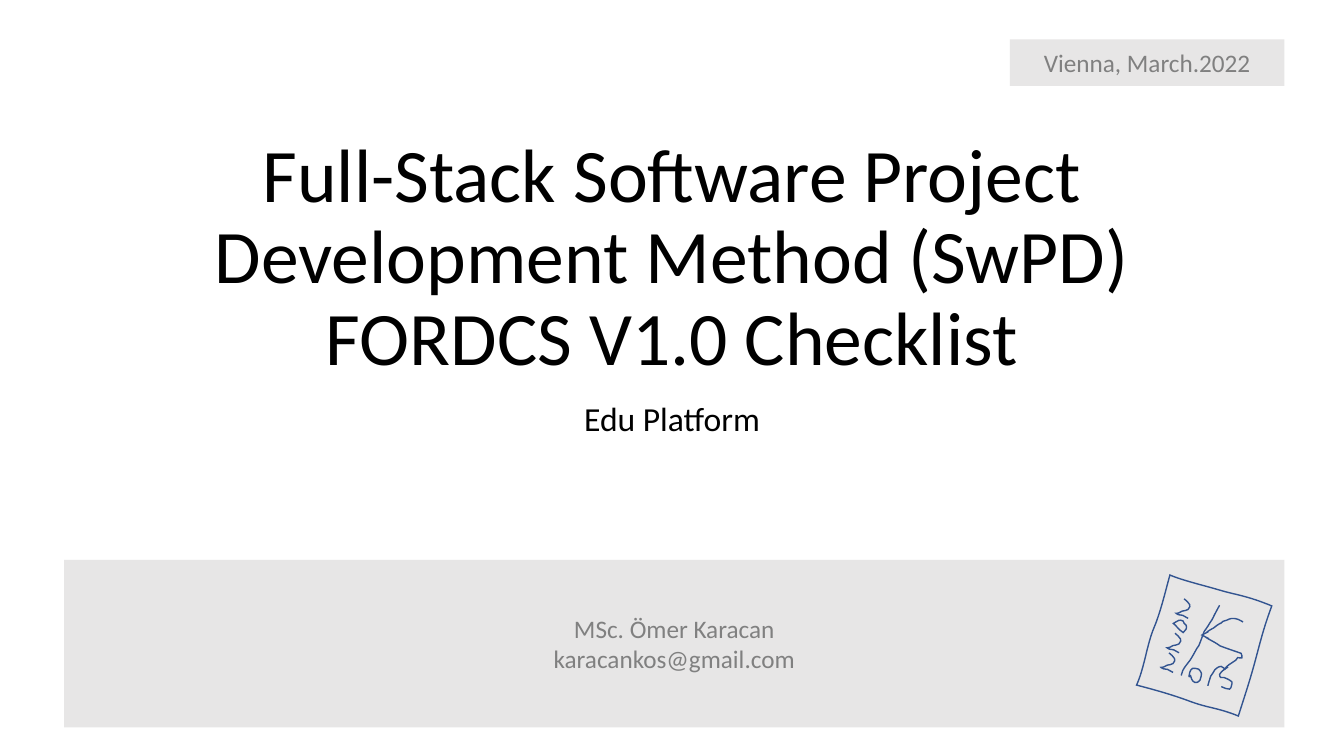
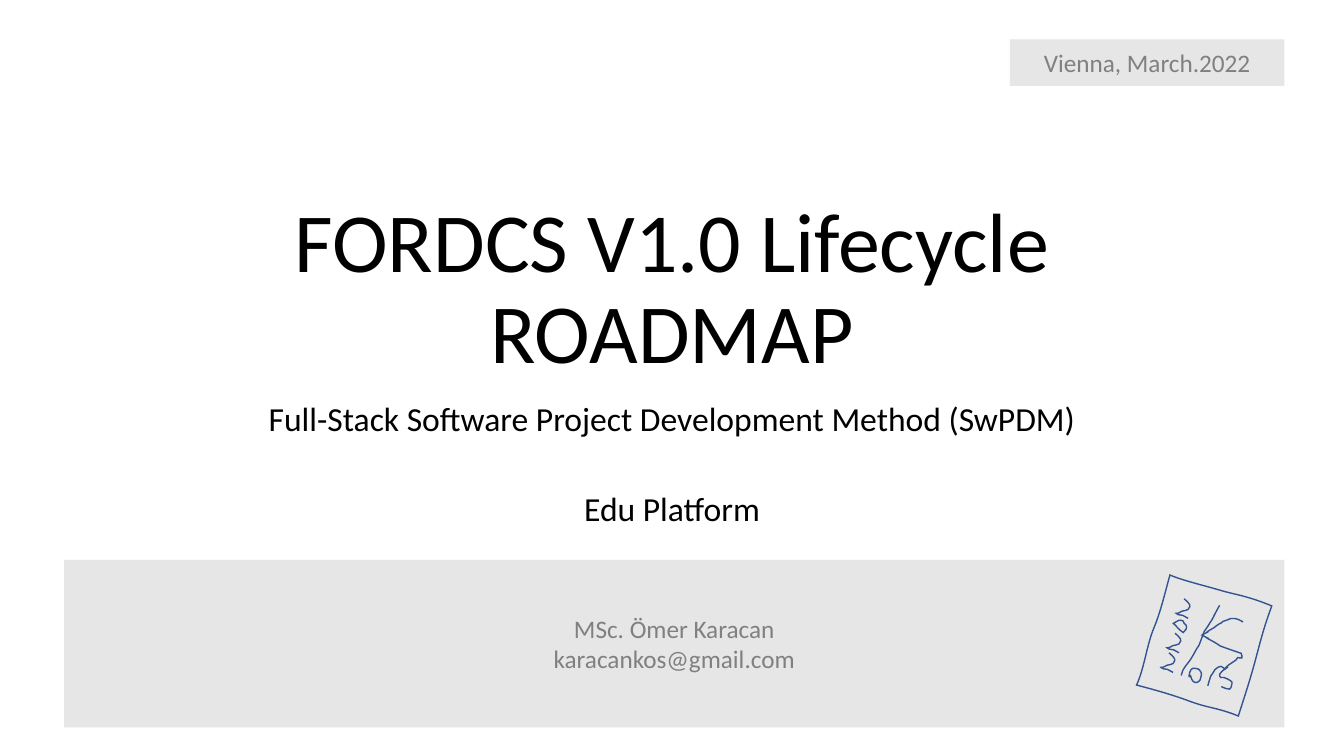
Before and after one commit to karacankos/smarthome-fordcs, a slide deck: slide 1 of fordcs-docs/EDUp FORDCS-V1.0 Project-v2022.04/EDUp FORDCS V1.0 Full-Stack-Development-Method - ROADMAP.pptx. Drawn at 1344x756 pixels with LibreOffice and Linux fonts; fonts in the diff are those of the drawing. Boxes give left, top, right and bottom in pixels: in the first picture for what was removed or moved away, otherwise in the second. Text is boxed around its words. In the diff, an @@ line names an element or a change of style, - is before the commit and + after.

```diff
--- a/fordcs-docs/EDUp FORDCS-V1.0 Project-v2022.04/EDUp FORDCS V1.0 Full-Stack-Development-Method - ROADMAP.pptx
+++ b/fordcs-docs/EDUp FORDCS-V1.0 Project-v2022.04/EDUp FORDCS V1.0 Full-Stack-Development-Method - ROADMAP.pptx
@@ title at box(294, 213, 1049, 364): text changed; size 54 to 60 pt @@
-Full-Stack Software Project Development Method (SwPD)
-FORDCS V1.0 Checklist
+FORDCS V1.0 Lifecycle
+ROADMAP
@@ subtitle at box(269, 406, 1075, 437): paragraph added @@
+Full-Stack Software Project Development Method (SwPDM)
```
Also in this commit, not shown: 1 other slide changed, 3 other files.
